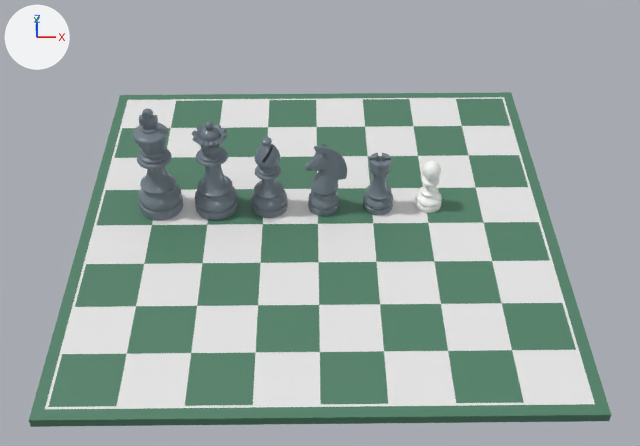
Two versions of the Blender file assets/blender/scene.blend, one commit apart.
Before and after are seen from a 50 mm camera at (-0.1, -12.01, 10.7) aimed at (0.03, -0.49, 0.45). The lights are fixed; the arrows at upper left show +X, +Y and +Z. The first picture is the older version.

The older version as bpy lines, for what is in view:
```python
ob_bishop = bpy.data.objects.new('Bishop', me_bishop_mesh)
ob_bishop.location = (-0.89, 0.49, 0.0)
ob_bishop.rotation_euler = (0.0, 0.0, 1.565)  # degrees (0, 0, 90)
ob_board = bpy.data.objects.new('Board', me_board_mesh)
ob_board.location = (0.0, 0.0, 0.0)
ob_board.scale = (4.0, 4.0, 1.0)
ob_king = bpy.data.objects.new('King', me_king_mesh)
ob_king.location = (-2.88, 0.5, 0.0)
ob_king.rotation_euler = (0.0, 0.0, 1.565)  # degrees (0, 0, 90)
ob_knight = bpy.data.objects.new('Knight', me_knight_mesh)
ob_knight.location = (0.11, 0.48, 0.0)
ob_knight.rotation_euler = (0.0, 0.0, -1.572)  # degrees (0, 0, -90)
ob_knight.scale = (0.865, 0.865, 0.91)
ob_pawn = bpy.data.objects.new('Pawn', me_panw_mesh)
ob_pawn.location = (2.04, 0.51, 0.0)
ob_pawn.rotation_euler = (0.0, 0.0, -1.577)  # degrees (0, 0, -90)
ob_queen = bpy.data.objects.new('Queen', me_queen_mesh)
ob_queen.location = (-1.86, 0.49, 0.0)
ob_queen.rotation_euler = (0.0, 0.0, 1.565)  # degrees (0, 0, 90)
ob_rook = bpy.data.objects.new('Rook', me_rook_mesh)
ob_rook.location = (1.11, 0.48, 0.0)
ob_rook.rotation_euler = (0.0, 0.0, 1.565)  # degrees (0, 0, 90)
ob_rook.scale = (0.816, 0.816, 0.892)
# also in view: 'Border' at (0.0, 0.0, -0.08)
```
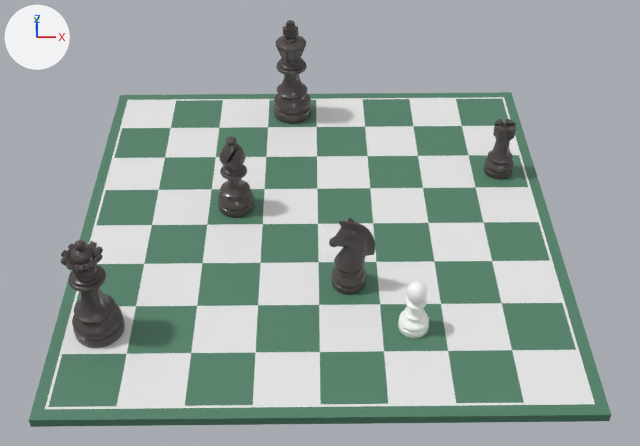
Location of each change, (x1, y1, x2, y2) in pixels of the pictures (640 x 446 px):
'Queen', recoloured, moved
    before: (192, 121, 238, 220)
    after: (61, 240, 125, 348)
'King', recoloured, moved
    before: (133, 108, 183, 220)
    after: (274, 20, 311, 124)
'Knight', recoloured, moved
    before: (305, 143, 347, 216)
    after: (329, 218, 375, 295)
'Bishop', recoloured, moved
    before: (252, 137, 288, 218)
    after: (218, 137, 254, 218)
'Rook', recoloured, moved
    before: (363, 153, 393, 215)
    after: (484, 119, 516, 179)
'Pawn', moved
    before: (415, 161, 442, 213)
    after: (398, 281, 429, 338)

The change in detail:
Material 'black piece' (mat_black_piece) changes colour from greyish blue #737f89 to dark grey #514948; in linear values from (0.173, 0.212, 0.251) to (0.0816, 0.0658, 0.0647).
Object 'Bishop' (ob_bishop) moves from (-0.89, 0.49, 0.0) to (-1.5, 0.5, 0.0).
Object 'King' (ob_king) moves from (-2.88, 0.5, 0.0) to (-0.5, 3.5, 0.0).
Object 'Knight' (ob_knight) moves from (0.11, 0.48, 0.0) to (0.5, -1.5, 0.0).
Object 'Pawn' (ob_pawn) moves from (2.04, 0.51, 0.0) to (1.5, -2.5, 0.0).
Object 'Queen' (ob_queen) moves from (-1.86, 0.49, 0.0) to (-3.5, -2.5, 0.0).
Object 'Rook' (ob_rook) moves from (1.11, 0.48, 0.0) to (3.5, 1.5, 0.0).
